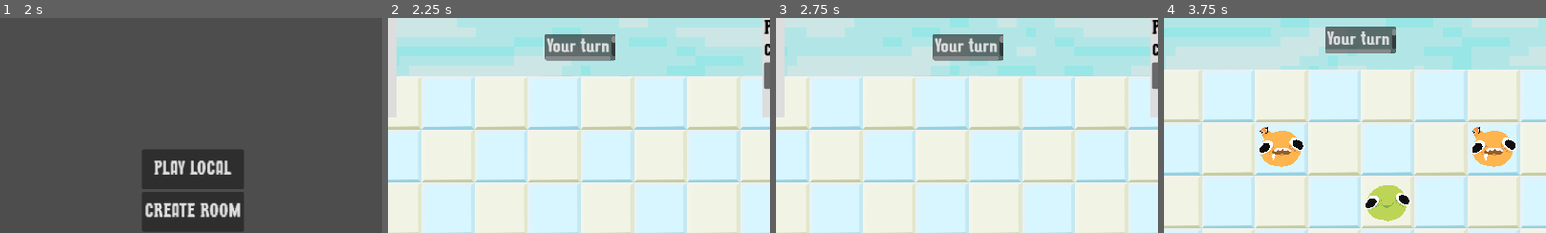
Above: before the commit, frames 1-4 (left to right).
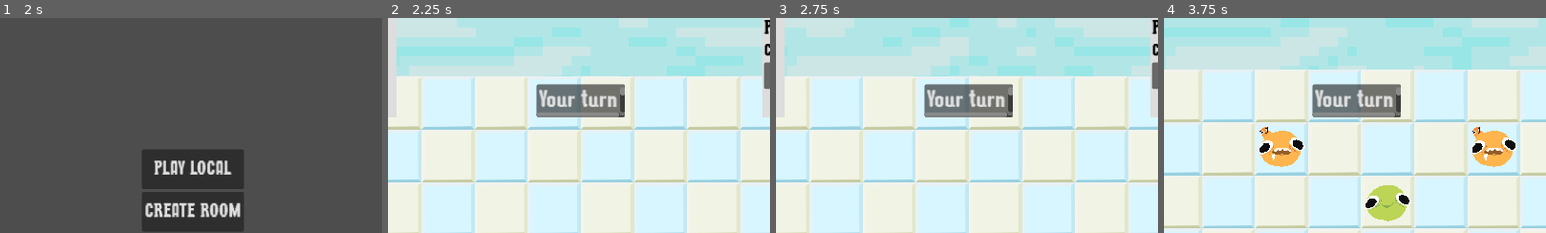
Above: after the commit, the same moments.

Repository: patator62180/GDWL_67
Game: Godot game, scene res://scenes/main/main.tscn
Same seed, same stepped clock (60 frames per second), same inputs: the game is played once before the commit and once after it.
Inputs (mouse positions are % of the whole screen's width and height, from its top left):
- Up to frame 1 (2 s): click "[FAKE] Start as player (local)" at 0.5 s; click (50, 55) at 1.27 s; type "12" at 1.35 s
- Up to frame 2 (2.25 s): click "PLAY LOCAL" at 2 s
- Up to frame 3 (2.75 s): no input
- Up to frame 4 (3.75 s): click "Start Game" at 2.75 s; tap Enter (ui_accept) at 3.5 s; drag from (36, 96) to (38, 33) at 3.52 s
The pictures show only the part of the screen within x 25-75%, y 0-50%; the shares and areas given below are measured in that part.

Frame 1 is identical in both runs. In frame 2, 5.7% of the frame differs, in the area x 38-62%, y 7-47%; in frame 3, 5.7%; in frame 4, 5.8%, in the area x 38-62%, y 4-47%.

Commit message:
refactor background

Diff:
--- a/scenes/HUD/hud.gd
+++ b/scenes/HUD/hud.gd
@@ -5,22 +5,21 @@
 @export var player_cards: Array[PlayerCard]
 @export var PlayerManagers: PlayerManagers
 @export var hand: Hand
-
-var player_controller: PlayerController
+@export var your_turn_label : Control
+@export var other_player_turn_label : Control
 
 signal mute_music
 
 func _ready():
     $YouWinLabel.visible = false
     $YouLostLabel.visible = false
-
-func set_player_controller(player_controller: PlayerController):
-    self.player_controller = player_controller
-    hand.player_controller = player_controller
+    your_turn_label.visible = false
+    other_player_turn_label.visible = false
 
 func _process(delta):
     var slider1 = get_node("ColorChoicePlayer1/HSlider").value
     get_node("ColorChoicePlayer1/ColorRect").material.set_shader_parameter("Shift_Hue", slider1)
+    set_turn_label()
 
 func set_winning_label(isWinning : bool):
     $YouWinLabel.visible = isWinning
@@ -30,3 +29,7 @@
     if toggled_on:
         get_parent().get_node("/root/BackgroundMusic/BGMusic").volume_db = -1000
     else: get_parent().get_node("/root/BackgroundMusic/BGMusic").volume_db = -3.5
+
+func set_turn_label():
+    your_turn_label.visible = PlayerController.instance.can_play()
+    other_player_turn_label.visible = not PlayerController.instance.can_play()
--- a/scenes/HUD/hud.tscn
+++ b/scenes/HUD/hud.tscn
@@ -7,6 +7,7 @@
 [ext_resource type="PackedScene" uid="uid://dsmt3xnq7i1eu" path="res://scenes/cards/hand.tscn" id="5_euuyo"]
 [ext_resource type="Texture2D" uid="uid://bla2q5wqubnu8" path="res://sprites/sound_mute.png" id="6_5163j"]
 [ext_resource type="Texture2D" uid="uid://bsqi6cgf3k5c7" path="res://sprites/sound_unmute.png" id="7_yym30"]
+[ext_resource type="Theme" path="res://scenes/background/theme_principal.tres" id="8_0kiu8"]
 
 [sub_resource type="LabelSettings" id="LabelSettings_hyrud"]
 font_size = 50
@@ -47,10 +48,12 @@
 properties/1/spawn = true
 properties/1/replication_mode = 1
 
-[node name="HUD" type="CanvasLayer" node_paths=PackedStringArray("player_cards", "hand")]
+[node name="HUD" type="CanvasLayer" node_paths=PackedStringArray("player_cards", "hand", "your_turn_label", "other_player_turn_label")]
 script = ExtResource("1_wj8wa")
 player_cards = [NodePath("PlayerCards/PlayerCard0Anchor/PlayerCard0"), NodePath("PlayerCards/PlayerCard1Anchor/PlayerCard1"), NodePath("PlayerCards/PlayerCard2Anchor/PlayerCard2"), NodePath("PlayerCards/PlayerCard3Anchor/PlayerCard3")]
 hand = NodePath("Hand")
+your_turn_label = NodePath("TurnLabel")
+other_player_turn_label = NodePath("OtherPlayerTurnLabel")
 
 [node name="PlayerCards" type="Control" parent="."]
 layout_mode = 3
@@ -258,4 +261,30 @@
 ignore_texture_size = true
 stretch_mode = 0
 
+[node name="TurnLabel" type="TextEdit" parent="."]
+anchors_preset = 5
+anchor_left = 0.5
+anchor_right = 0.5
+offset_left = -67.0
+offset_top = 100.0
+offset_right = 67.0
+offset_bottom = 150.0
+grow_horizontal = 2
+theme = ExtResource("8_0kiu8")
+theme_override_font_sizes/font_size = 36
+text = "Your turn!"
+
+[node name="OtherPlayerTurnLabel" type="TextEdit" parent="."]
+anchors_preset = 5
+anchor_left = 0.5
+anchor_right = 0.5
+offset_left = -150.5
+offset_top = 100.0
+offset_right = 150.5
+offset_bottom = 150.0
+grow_horizontal = 2
+theme = ExtResource("8_0kiu8")
+theme_override_font_sizes/font_size = 36
+text = "Waiting for opponent..."
+
 [connection signal="toggled" from="MuteSound" to="." method="_on_mute_sound_toggled"]
--- /dev/null
+++ b/scenes/background/background.gd
@@ -0,0 +1,7 @@
+extends Sprite2D
+
+func _process(delta):
+    if PlayerController.instance.can_play() and not OS.has_feature('dedicated_server'):
+        material.set_shader_parameter("tint_color", Color(1,1,1,1))
+    else:
+        material.set_shader_parameter("tint_color", Color(1,0.3,0.3,1))
--- a/scenes/background/background.tscn
+++ b/scenes/background/background.tscn
@@ -1,7 +1,6 @@
-[gd_scene load_steps=8 format=3 uid="uid://b81kmauxqg4ws"]
+[gd_scene load_steps=7 format=3 uid="uid://b81kmauxqg4ws"]
 
 [ext_resource type="Shader" path="res://scenes/background/infinite_background.gdshader" id="1_i8cim"]
-[ext_resource type="Theme" uid="uid://bnf832jc7xfl4" path="res://scenes/background/theme_principal.tres" id="2_q54su"]
 
 [sub_resource type="Gradient" id="Gradient_bjjgb"]
 colors = PackedColorArray(0.945098, 0.956863, 0.894118, 1, 0.666667, 1, 1, 1)
@@ -27,42 +26,8 @@
 
 [sub_resource type="PlaceholderTexture2D" id="PlaceholderTexture2D_kj0u0"]
 
-[node name="Node2D" type="Node2D"]
-
-[node name="Control" type="Control" parent="."]
-layout_mode = 3
-anchors_preset = 0
-offset_left = -559.5
-offset_top = -308.0
-offset_right = -559.5
-offset_bottom = -308.0
-size_flags_horizontal = 4
-size_flags_vertical = 4
-
-[node name="Background" type="Sprite2D" parent="Control"]
+[node name="Background" type="Sprite2D"]
 material = SubResource("ShaderMaterial_s5s6m")
 position = Vector2(436.5, -43)
 scale = Vector2(12000, 12000)
 texture = SubResource("PlaceholderTexture2D_kj0u0")
-
-[node name="YourTurn" type="TextEdit" parent="Control"]
-visible = false
-layout_mode = 0
-offset_left = 491.0
-offset_top = -72.0
-offset_right = 625.0
-offset_bottom = -22.0
-theme = ExtResource("2_q54su")
-theme_override_font_sizes/font_size = 36
-text = "Your turn!"
-
-[node name="OtherPlayerTurn" type="TextEdit" parent="Control"]
-visible = false
-layout_mode = 0
-offset_left = 407.5
-offset_top = -72.0
-offset_right = 708.5
-offset_bottom = -22.0
-theme = ExtResource("2_q54su")
-theme_override_font_sizes/font_size = 36
-text = "Waiting for opponent..."
--- a/scenes/game/game.gd
+++ b/scenes/game/game.gd
@@ -47,7 +47,6 @@
     if Mediator.instance.is_player():
         shockwave = shockwave_scene.instantiate()
         camera.add_child(shockwave)
-        hud.set_player_controller(player_controller)
 
 
 
--- a/scenes/game/game.tscn
+++ b/scenes/game/game.tscn
@@ -6,10 +6,11 @@
 [ext_resource type="Script" path="res://scenes/game/hazard_mananger.gd" id="3_vmlt8"]
 [ext_resource type="PackedScene" uid="uid://biqj0t60x1dv0" path="res://scenes/HUD/hud.tscn" id="4_df5lj"]
 [ext_resource type="Script" path="res://scenes/game/player_controller.gd" id="5_c6l1t"]
-[ext_resource type="Theme" uid="uid://bnf832jc7xfl4" path="res://scenes/background/theme_principal.tres" id="5_j0bn7"]
+[ext_resource type="Theme" path="res://scenes/background/theme_principal.tres" id="5_j0bn7"]
 [ext_resource type="PackedScene" uid="uid://de6fuev88g57f" path="res://scenes/grid/grid.tscn" id="6_ybaom"]
 [ext_resource type="AudioStream" uid="uid://fmbwgsnigl5y" path="res://sfx/victory.mp3" id="8_2tbbm"]
 [ext_resource type="PackedScene" uid="uid://ddsgdn7jinj07" path="res://scenes/host/host.tscn" id="8_va0h3"]
+[ext_resource type="Script" path="res://scenes/background/background.gd" id="9_o4or6"]
 [ext_resource type="AudioStream" uid="uid://c0yeg5i535w70" path="res://sfx/defeat.mp3" id="9_po4kl"]
 [ext_resource type="PackedScene" uid="uid://cuou6t7fy6v45" path="res://scenes/player_manager/player_managers.tscn" id="10_ukfxk"]
 [ext_resource type="AudioStream" uid="uid://b3htu031n8oek" path="res://sfx/card_select.mp3" id="11_xco32"]
@@ -27,16 +28,13 @@
 player_controller = NodePath("PlayerController")
 camera = NodePath("Camera2D")
 
-[node name="PlayerController" type="Node2D" parent="." node_paths=PackedStringArray("hud", "game", "player_managers", "grid", "background", "your_turn", "other_player_turn", "defeat_sound", "victory_sound", "card_selection_sound", "horizontal_slider")]
+[node name="PlayerController" type="Node2D" parent="." node_paths=PackedStringArray("hud", "game", "player_managers", "grid", "defeat_sound", "victory_sound", "card_selection_sound", "horizontal_slider")]
 script = ExtResource("5_c6l1t")
 hud = NodePath("../HUD")
 game = NodePath("..")
 player_managers = NodePath("../PlayerManagers")
 grid = NodePath("../Grid")
 host_scene = ExtResource("8_va0h3")
-background = NodePath("../Background/Control/Background")
-your_turn = NodePath("../Background/Control/YourTurn")
-other_player_turn = NodePath("../Background/Control/OtherPlayerTurn")
 defeat_sound = NodePath("../Audio/Defeat")
 victory_sound = NodePath("../Audio/Victory")
 card_selection_sound = NodePath("../Audio/CardSelection")
@@ -72,6 +70,7 @@
 spawn_path = NodePath("../Hosts")
 
 [node name="Background" parent="." instance=ExtResource("3_qtcvc")]
+script = ExtResource("9_o4or6")
 
 [node name="Grid" parent="." instance=ExtResource("6_ybaom")]
 
--- a/scenes/game/player_controller.gd
+++ b/scenes/game/player_controller.gd
@@ -20,6 +20,7 @@
 var is_game_over: bool = false
 var selected_player: Player
 
+static var instance: PlayerController
 
 @rpc('authority')
 func give_start_game_permission():
@@ -67,16 +68,6 @@
 func can_play():
     return Mediator.instance.is_couch or is_player_active_turn()
 
-func turn_indicator():
-    if can_play():
-        background.material.set_shader_parameter("tint_color", Color(1,1,1,1))
-        your_turn.visible = true
-        other_player_turn.visible = false
-    else:
-        background.material.set_shader_parameter("tint_color", Color(1,0.3,0.3,1))
-        your_turn.visible = false
-        other_player_turn.visible = true
-
 func on_cell_click(grid_pos: Vector2):
     if Mediator.instance.is_player() and can_play():
         if(grid.selected_card_type != "Movement"):
@@ -110,9 +101,7 @@
     Mediator.instance.call_on_server(draw_for_turn)
 
 func _ready():
+    instance = self
     grid.cell_click.connect(on_cell_click)
     hud.hand.card_selected.connect(on_card_selected)
     hud.hand.draw_card_for_turn.connect(on_card_draw)
-
-func _process(delta):
-    turn_indicator()
Not shown: 1 places in scenes/HUD/hud.tscn that only renumber resources
Not shown: 1 places in scenes/game/game.tscn that only renumber resources
